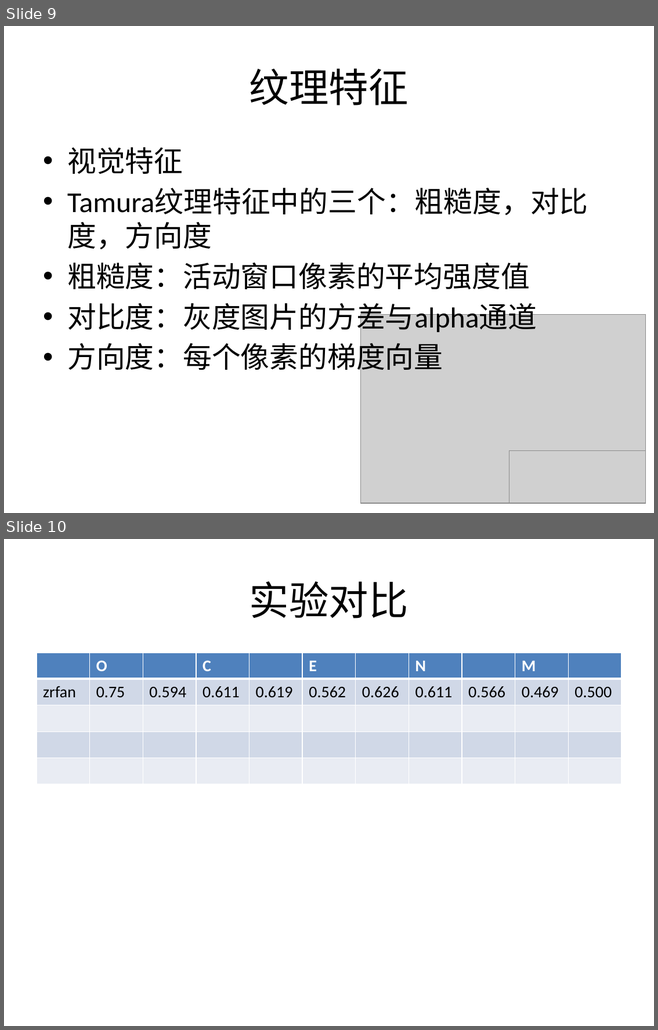
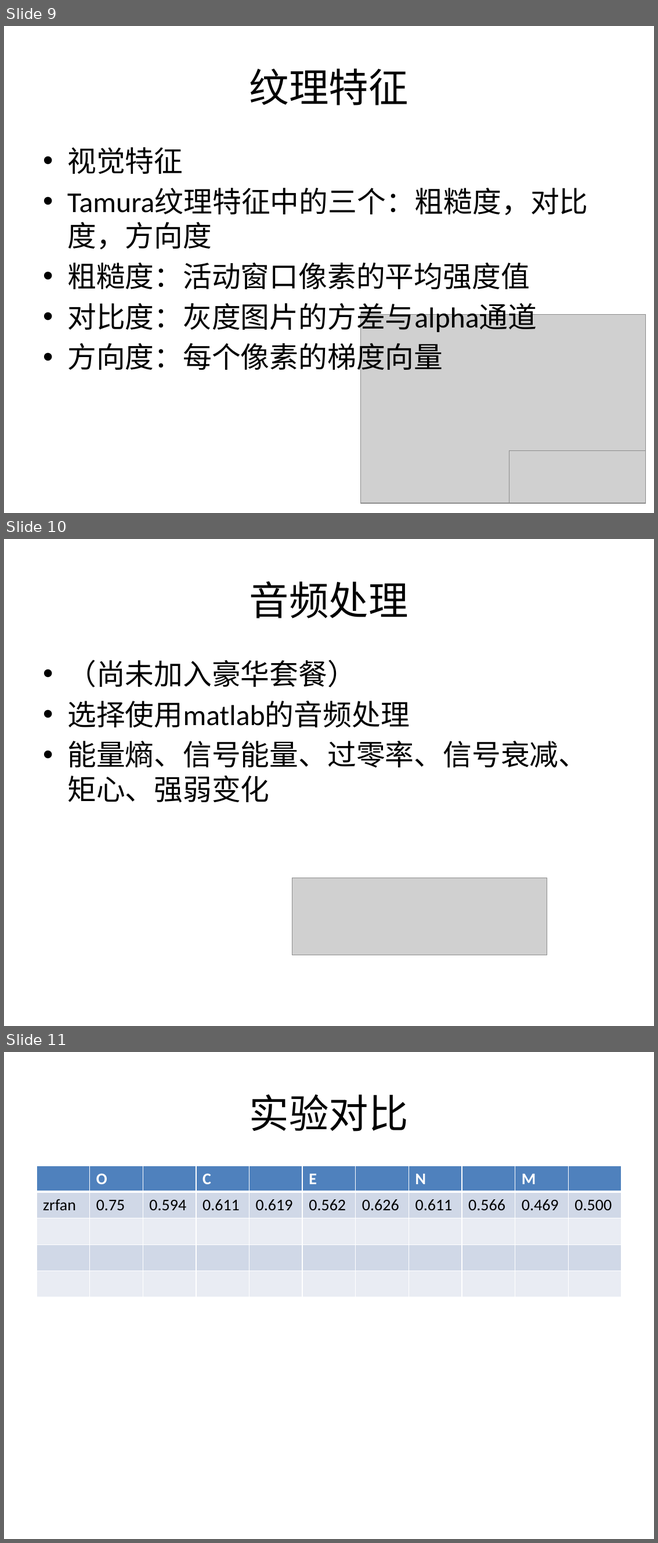
Before and after one commit to east-before-dawn/srt, a slide deck: slides.pptx. Shown one above the other, each under a label of ours: slides 9 and 10 before the commit, slides 9, 10 and 11 after it. The pictures are 658x1030 and 658x1543 pixels, drawn with LibreOffice and Linux fonts; fonts in the diff are those of the drawing; grey boxes stand for pictures. Boxes give left, top, right and bottom in pixels: in the first picture for what was removed or moved away, otherwise in the second. Text is boxed around its words. In the diff, an @@ line names an element or a change of style, - is before the commit and + after.

```diff
--- a/slides.pptx
+++ b/slides.pptx
@@ slide 10 added at [4, 539, 654, 1026], background #FFFFFF @@
@@ title added at [249, 581, 408, 618], 44 pt, text #000000 @@
+音频处理
@@ text added at [67, 660, 587, 802], 32 pt, text #000000 @@
+• （尚未加入豪华套餐）
+• 选择使用matlab的音频处理
+• 能量熵、信号能量、过零率、信号衰减、矩心、强弱变化
@@ picture added at [292, 878, 547, 955] @@
@@ what was slide 10 is now slide 11 @@
```
Also in this commit, not shown: 6 other files.
